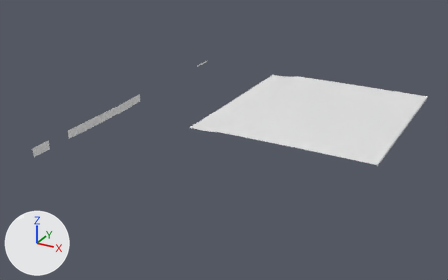
What one commit did to the FBX model Assets/Assets/Enviroment_Low/suelo/suelo13.fbx.
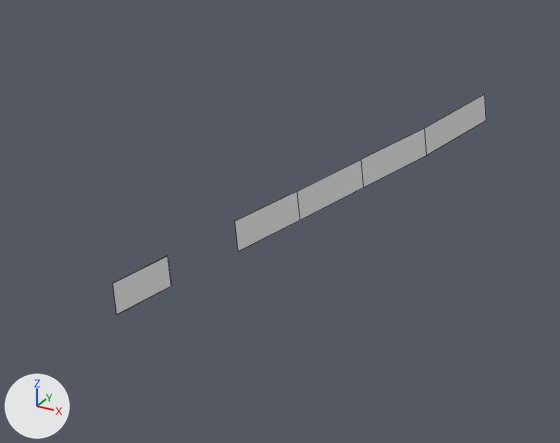
Each version is shown whole from a 50 mm camera at (183.0, -253.4, 79.8) aimed at (96.3, -95.7, 0.9), then close up on the part from 0% to 36% of the width and 24% to 69% of the height. The lights are fixed; the arrows at lower left show +X, +Y and +Z. The last two pictures show the newer version. The close-ups show mesh edges as thin lines. Where no turn or scale is listed for an object, it has been applied to the vertices.

The older version as bpy lines, for what is in view:
```python
me_mesh = bpy.data.meshes.new('Mesh')
me_mesh.from_pydata(...)  # 85 vertices, 55 faces; spans x 133.3..229.8, y -77.1..63.1, z -3.4..2.0
# before: 0 (134.1, -27.5, -3.3) at pixel (238, 251), 2 (134.0, -18.7, -3.4) at pixel (300, 219), 5 (134.1, -9.0, -3.4) at pixel (363, 187), 10 (134.1, 1.4, -3.4) at pixel (426, 155), 15 (133.3, 13.0, -3.4) at pixel (486, 120)
ob_s7_3 = bpy.data.objects.new('s7.3', me_mesh)
ob_s7_3.location = (-84.46, -87.94, 2.32)
```
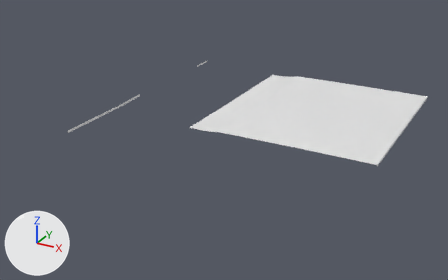
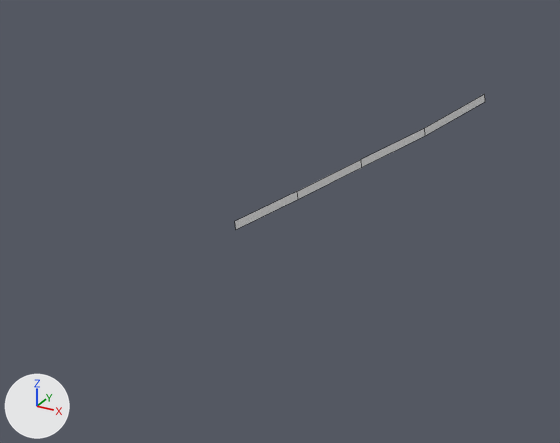
Location of each change, (x1, y1, x2, y2) in pixels of the close-ups (560 x 443 px; the box of a moved part takes in the faces that stretch with it):
's7.3', reshaped: before (113, 94, 486, 314); after (235, 94, 485, 229)
part 1 of me_mesh, deleted: before (113, 256, 172, 314)
part 2 of me_mesh, moved or reshaped: before (235, 99, 486, 251); after (235, 99, 485, 229)

The change, as a diff of the scene's bpy script:
```diff
--- a/Assets/Assets/Enviroment_Low/suelo/suelo13.fbx.py
+++ b/Assets/Assets/Enviroment_Low/suelo/suelo13.fbx.py
@@ me_mesh @@
 # used by ob_s7_3; location = (-84.46, -87.94, 2.32)
 # verts and faces of me_mesh; kept vertices keep their numbers, new ones are numbered from 85
-me_mesh.from_pydata(...)  # 85 vertices, 55 faces; spans x 133.3..229.8, y -77.1..63.1, z -3.4..2.0
+me_mesh.from_pydata(...)  # 79 vertices, 53 faces; spans x 133.3..229.8, y -77.1..63.1, z -1.3..2.0
+# me_mesh part 1: the loose piece of 6 vertices spanning x 134.0..134.1, y -43.2..-36.3, z -3.4..-0.4 is deleted
+# me_mesh part 2
+for i in [0, 2, 5]: verts[i] += (0.0, 0.0, 2.2)
+verts[10] = (134.1, 1.4, -1.3)  # moved, pixel (425, 135)
+verts[15] = (133.3, 13.0, -1.3)  # moved, pixel (485, 101)
```
